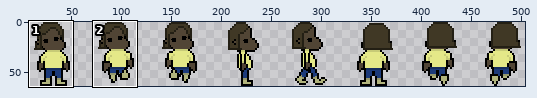
Edited in one commit: sprite sheet (assets/fase1/players/player2.png). Above, an overview of the earlier version with the close-up marked.
Close-up. As it was:
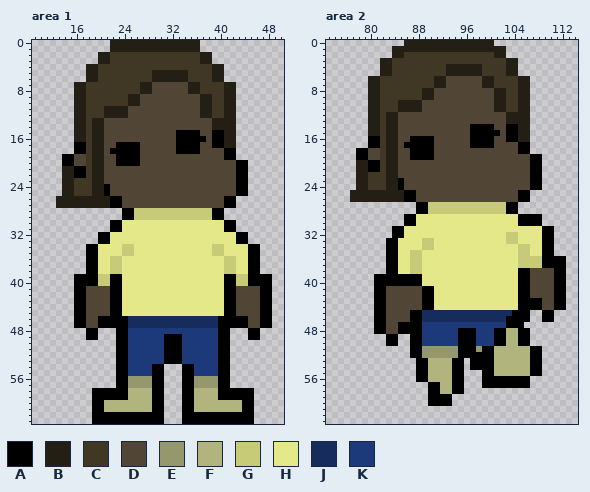
The file is 512x64 pixels. Colours within 5 levels of each other are drawn and written as one. Shown: area 1: x 9..50, y 0..63; area 2: x 73..114, y 0..63. The wide view leaves out empty margins. The commit also changed other parts of the picture, which this record leaves out.
Palette (. is transparent): A #000000  B #231f14  C #403825  D #514535  E #95976c  F #b1b47d  G #c7cb77  H #e4e888  J #152c5d  K #1c3a7a
New version:
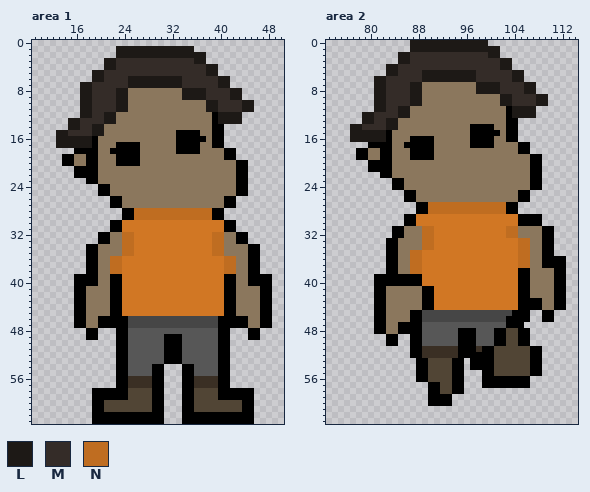
Colours new in this view: L #1d1916  M #342c28  N #bf6d21
What changed:
colour D: #514535 -> #8b775d
colour E: #95976c -> #3a2f24
colour F: #b1b47d -> #514535
colour H: #e4e888 -> #d17724
colour J: #152c5d -> #464646
colour K: #1c3a7a -> #575757
Changed rows in their new state; - is a pixel that keeps its letter.
Area 1:
first column x 13:
 0 ---------...............---------
 1 ---------.LLLLLLLLLLLLL.---------
 2 -------...LLLLLLLLLLLLLLL.-------
 3 -------.LLMMMMMMMMMMMMMLL.-------
 4 -----...LLMMMMMMMMMMMMMMMLL.-----
 5 -----.LLMMMMMMMMMMMMMMMMMLL.-----
 6 -----.LLMMMMLLLLLLLLLMMMMMMLL----
 7 ---.LLMMMMMMLLLLLLLLLMMMMMMLL.---
 8 ---.LLMMMMLLDDDD-----LLLLMMMMLL--
 9 ---.LLMMMMLLDD-------LLLLMMMMLL--
10 ---.LLMMMMLLDD----------DLLMMMMLL
11 ---.LLMMMMLL------------DLLMMMMLL
12 ---.LLMMLLDD------------DDALLLL--
13 --LLMMMMLL----------------ALLLL--
14 --LLMMLL------------------AA..---
15 LLMMMMLL--------------------..---
16 LLLLLLAD--------------------..---
17 LLLLLLAD--------------------..---
18 -----AAD-------------------------
19 -----AAD-------------------------
20 -----AAD-------------------------
21 -..--AAD-------------------------
22 -..--AAD-------------------------
23 -....AAD-------------------------
24 -......A-------------------------
25 -......A-------------------------
26 .........------------------------
27 .........------------------------
28 -------------NNNNNNNNNNNNN-------
29 -------------NNNNNNNNNNNNN-------
32 ---------DDNN-------------NNDD---
33 ---------DDNN-------------NNDD---
34 -------DDDDNN-------------NNDDDD-
35 -------DDDDNN-------------NNDDDD-
36 -------DDNN-----------------NNDD-
37 -------DDNN-----------------NNDD-
38 -------DDNN-----------------NNDD-
39 -------DD---------------------DD-
40 -------DD---------------------DD-
Area 2:
first column x 77:
 0 ---------.LLLLLLLLLLLLL.---------
 1 -------...LLLLLLLLLLLLLLL.-------
 2 -------.LLMMMMMMMMMMMMMLL.-------
 3 -----...LLMMMMMMMMMMMMMMMLL.-----
 4 -----.LLMMMMMMMMMMMMMMMMMLL.-----
 5 -----.LLMMMMLLLLLLLLLMMMMMMLL----
 6 ---.LLMMMMMMLLLLLLLLLMMMMMMLL.---
 7 ---.LLMMMMLLDDDD-----LLLLMMMMLL--
 8 ---.LLMMMMLLDD-------LLLLMMMMLL--
 9 ---.LLMMMMLLDD----------DLLMMMMLL
10 ---.LLMMMMLL------------DLLMMMMLL
11 ---.LLMMLLDD------------DDALLLL--
12 --LLMMMMLL----------------ALLLL--
13 --LLMMLL------------------AA..---
14 LLMMMMLL--------------------..---
15 LLLLLLAD--------------------..---
16 LLLLLLAD--------------------..---
17 -----AAD-------------------------
18 -----AAD-------------------------
19 -----AAD-------------------------
20 -..--AAD-------------------------
21 -..--AAD-------------------------
22 -....AAD-------------------------
23 -......A-------------------------
24 -......A-------------------------
25 .........------------------------
26 .........------------------------
27 -------------NNNNNNNNNNNNN-------
28 -------------NNNNNNNNNNNNN-------
31 ---------DDDNN------------NNDDDD-
32 ---------DDDNN------------NNDDDD-
33 --------DDDDNN------------HHNNDD-
34 --------DDDDNN--------------NNDD-
35 --------DDNN----------------NNDD-
36 --------DDNN----------------NNDD-
37 --------DDNN----------------NNDD-
38 --------DDNN---------------------
Changed places in both close-ups, as pixel boxes (x1, y1, x2, y2):
changed: (56, 40, 260, 412)
changed: (350, 40, 554, 394)
